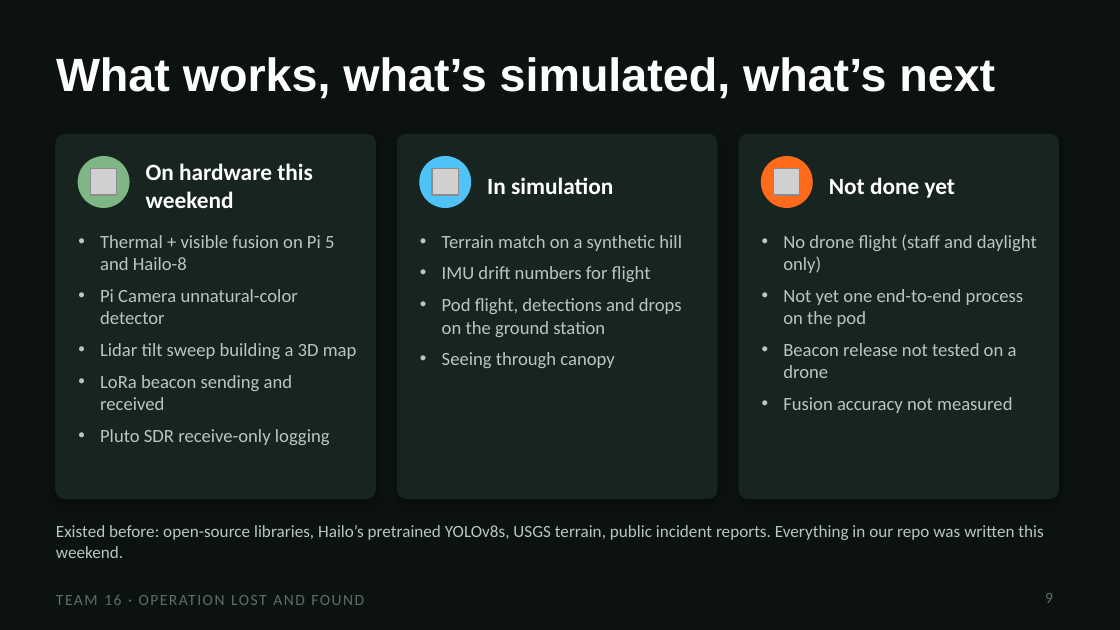
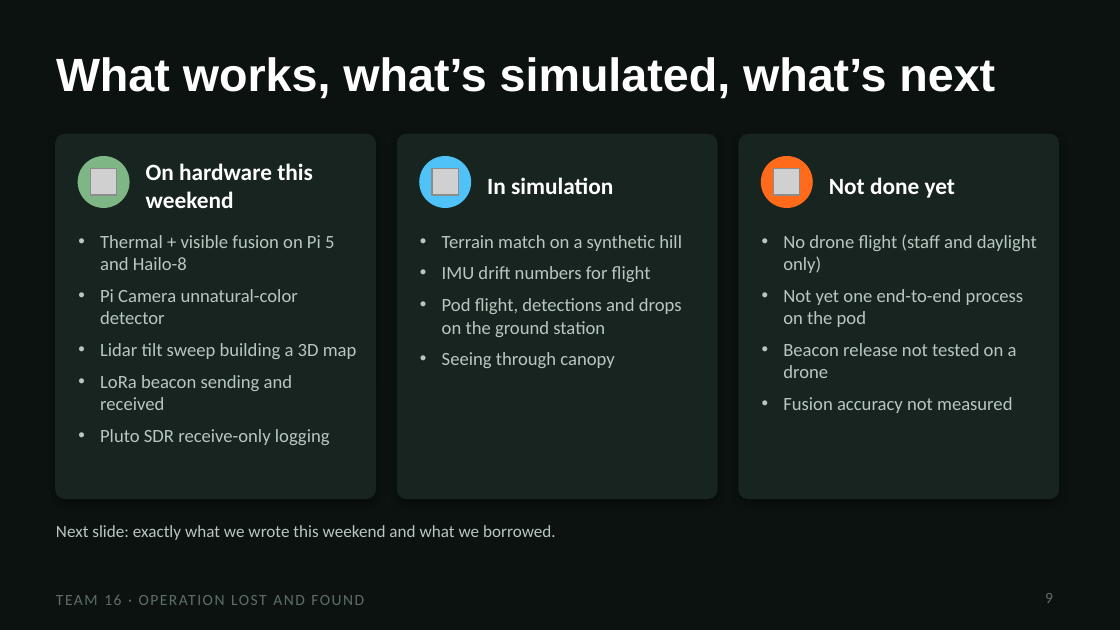
Before and after one commit to CodeMetalForge-Hackathon/Team-16-Operation-Lost-and-Found, a slide deck: slide 9 of Top 5 Presentation.pptx. Drawn at 1120x630 pixels with LibreOffice and Linux fonts; fonts in the diff are those of the drawing; grey boxes stand for pictures. Boxes give left, top, right and bottom in pixels: in the first picture for what was removed or moved away, otherwise in the second. Text is boxed around its words. In the diff, an @@ line names an element or a change of style, - is before the commit and + after.

```diff
--- a/Top 5 Presentation.pptx
+++ b/Top 5 Presentation.pptx
@@ text at box(56, 525, 556, 540): text changed @@
-Existed before: open-source libraries, Hailo’s pretrained YOLOv8s, USGS terrain, public incident reports. Everything in our repo was written this weekend.
+Next slide: exactly what we wrote this weekend and what we borrowed.
```
Also in this commit, not shown: 1 slide added.
